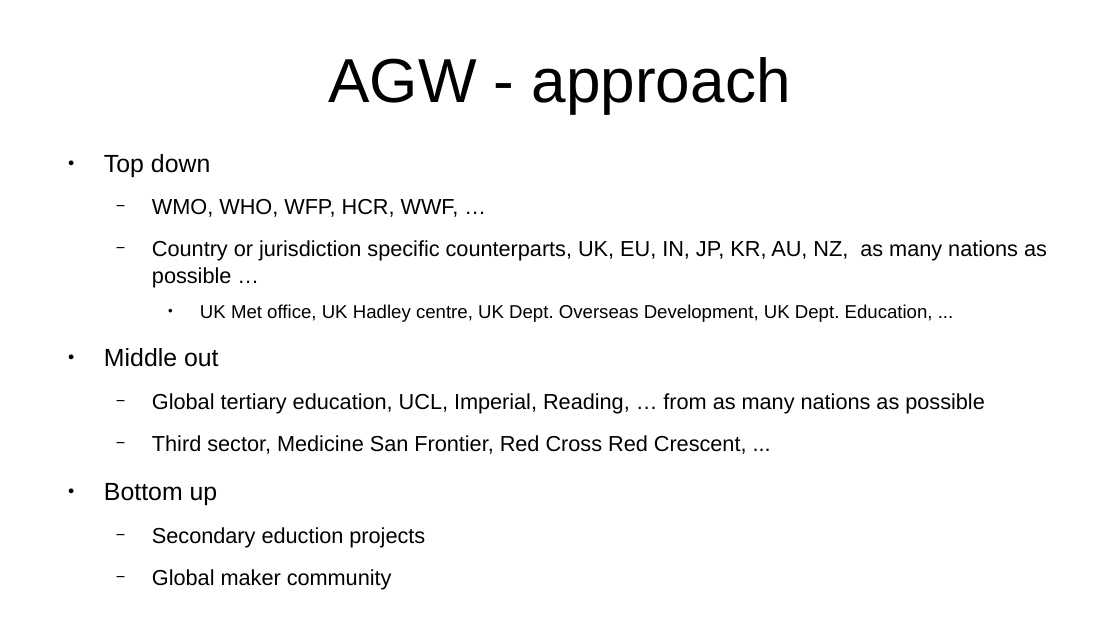
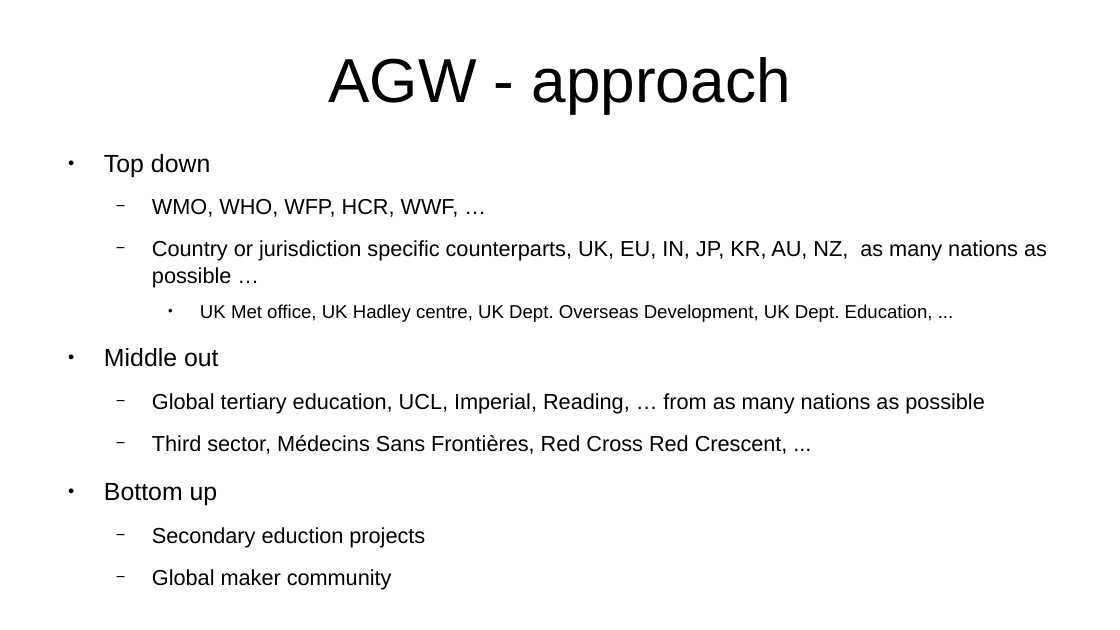
Before and after one commit to YorkEarwaker/Climate-Model, a slide deck: slide 5 of ppm/anthropogenic-global-warming-context.odp. Drawn at 1120x630 pixels with LibreOffice and Linux fonts; fonts in the diff are those of the drawing. Boxes give left, top, right and bottom in pixels: in the first picture for what was removed or moved away, otherwise in the second. Text is boxed around its words. In the diff, an @@ line names an element or a change of style, - is before the commit and + after.

```diff
--- a/ppm/anthropogenic-global-warming-context.odp
+++ b/ppm/anthropogenic-global-warming-context.odp
@@ text at bbox=[152, 435, 788, 454]: text changed @@
-  − Third sector, Medicine San Frontier, Red Cross Red Crescent, ...
+  − Third sector, Médecins Sans Frontières, Red Cross Red Crescent, ...
```
Also in this commit, not shown: 1 other slide changed, 1 slide added.
